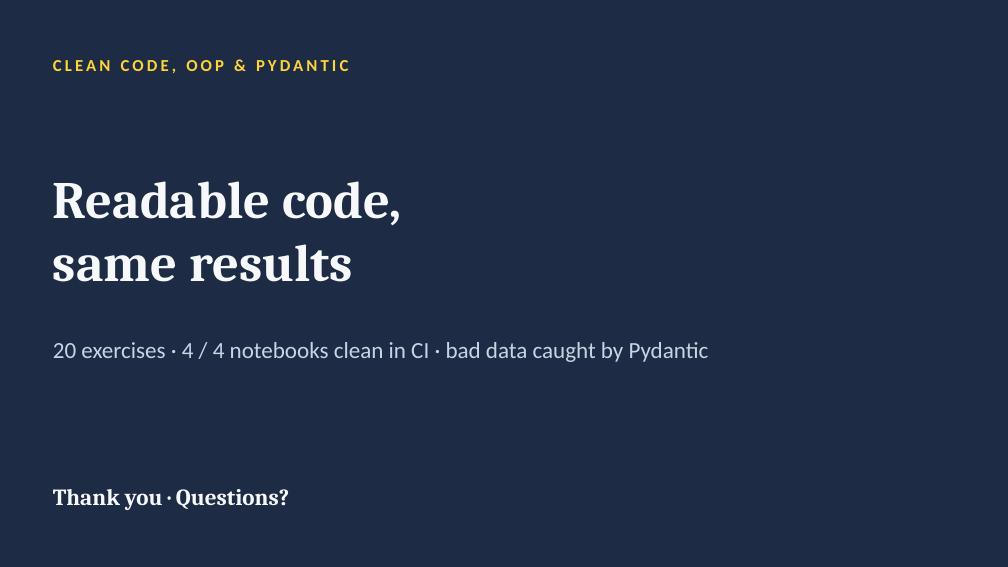
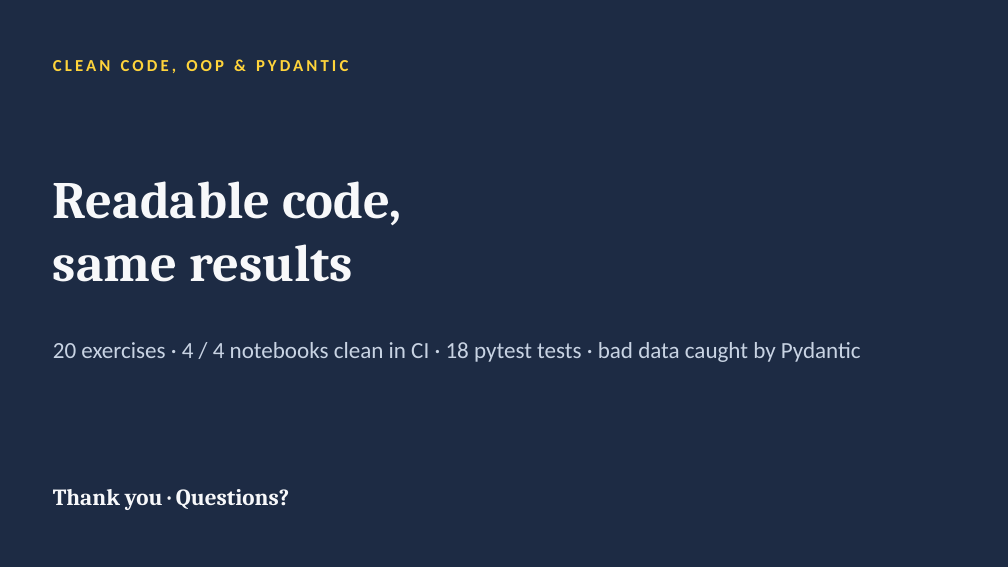
Before and after one commit to jeevan516/Opps, a slide deck: slide 9 of presentation/clean-code-oop-pydantic.pptx. Drawn at 1008x567 pixels with LibreOffice and Linux fonts; fonts in the diff are those of the drawing. Boxes give left, top, right and bottom in pixels: in the first picture for what was removed or moved away, otherwise in the second. Text is boxed around its words. In the diff, an @@ line names an element or a change of style, - is before the commit and + after.

```diff
--- a/presentation/clean-code-oop-pydantic.pptx
+++ b/presentation/clean-code-oop-pydantic.pptx
@@ text at box(53, 342, 861, 362): text changed @@
-20 exercises · 4 / 4 notebooks clean in CI · bad data caught by Pydantic
+20 exercises · 4 / 4 notebooks clean in CI · 18 pytest tests · bad data caught by Pydantic
```
Also in this commit, not shown: 2 other slides changed.
